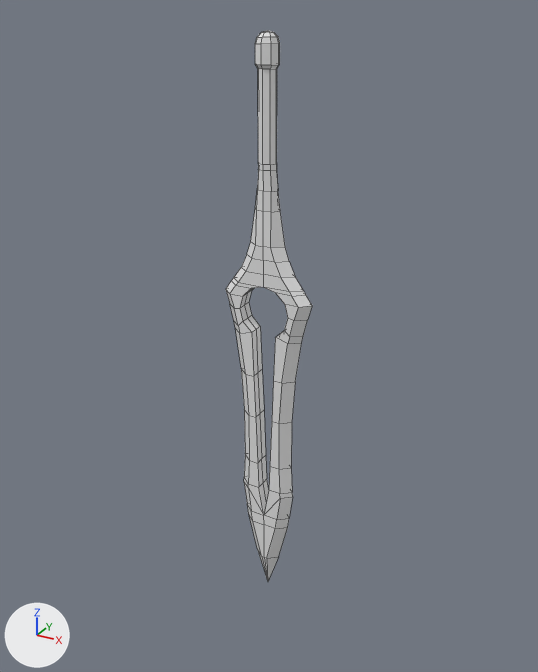
One commit to the FBX model Assets/3D models/candidate/sword_02.fbx: the scene before it, then after it.
Both versions are drawn from a camera (50 mm lens) standing at (2.43, -4.4, 2.35) and looking at (-0.07, 0.15, 0.07). Arrows for +X, +Y and +Z are at lower left; the lights stay in place. Mesh edges are drawn as thin lines. Where no turn or scale is listed for an object, it has been applied to the vertices.

Objects in the first picture: 'Sword_02'.
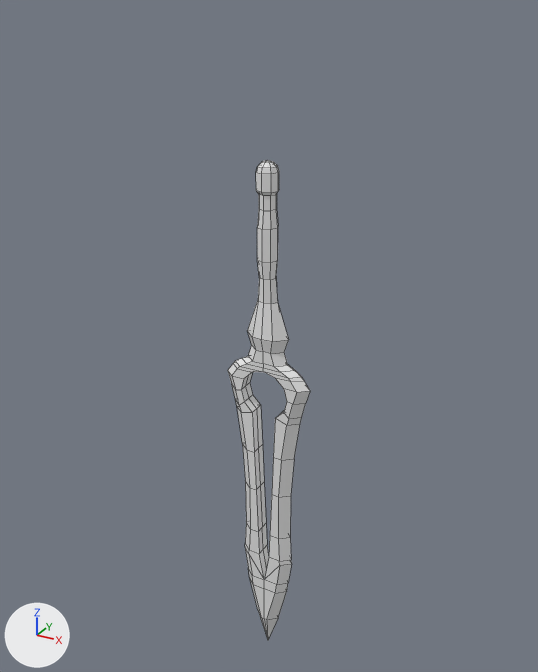
Commit message: New swords

What differs and where, as boxes [x1, y1, x2, y2] in the pictures (538 x 672 px; the box of a moved part takes in the faces that stretch with it):
'Sword_02', reshaped, moved (13% shorter): before [226, 30, 312, 581]; after [228, 160, 310, 640]
part 1 of me_cube_030, moved or reshaped: before [247, 30, 289, 262]; after [247, 160, 289, 367]

What changed in the scene script:
```text
Change me_cube_030:
    used by ob_sword_02; location = (0.0, 0.0, 0.669)
    remove me_cube_030.from_pydata(...)  # 246 vertices, 256 faces; spans x -0.36..0.36, y -0.08..0.08, z -2.83..1.55
    add me_cube_030.from_pydata(...)  # 262 vertices, 272 faces; spans x -0.36..0.36, y -0.09..0.09, z -2.83..1.42
    me_cube_030 part 1
    16 vertices are removed from x -0.08..0.08, y -0.08..0.08, z 0.42..1.48
    64 faces are deleted
    25 vertices in x -0.14..0.14, y -0.07..0.07, z 0.17..1.55 move by (0.0, 0.0, -0.13)
    16 vertices in x -0.17..0.17, y -0.07..0.07, z 0.08..1.52 move by (0.0, 0.0, -0.14)
    4 vertices in x -0.22..0.22, y -0.07..0.07, z -0.03 move by (0.0, 0.0, -0.06)
    4 vertices in x -0.05..0.05, y -0.05..0.05, z 0.56 move by (0.0, 0.0, 0.53)
    4 vertices in x -0.07..0.07, y -0.05..0.05, z 0.69 move by (0.0, 0.0, 0.28)
    26 vertices move from x -0.14..0.14, y -0.08..0.08, z -0.03..1.35 to x -0.17..0.17, y -0.08..0.08, z -0.09..1.35
    20 vertices are added at x -0.08..0.08, y -0.09..0.09, z 0.15..1.09
    12 new vertices lie (0.0, 0.0, -0.13) away from vertices in x -0.08..0.08, y -0.08..0.08, z 0.73..1.35
    72 new faces join them, mat_sword1 (white #e7e7e7)
    8 new faces join them, mat_sword2 (white #e7e7e7)
Change ob_sword_02:
    ob_sword_02.location: (0.0, 0.0, 0.669) -> (0.0, 0.0, 0.0)
```
